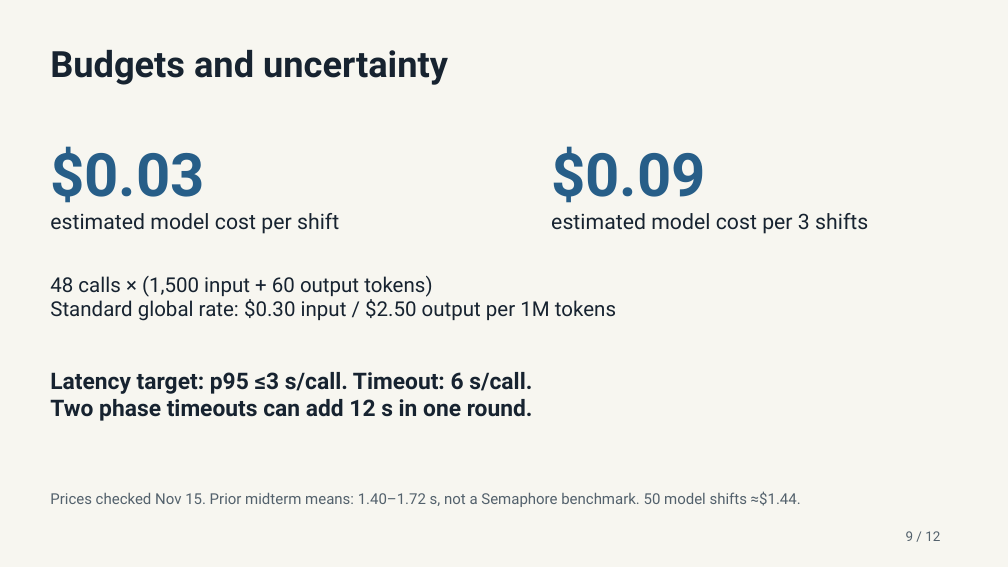
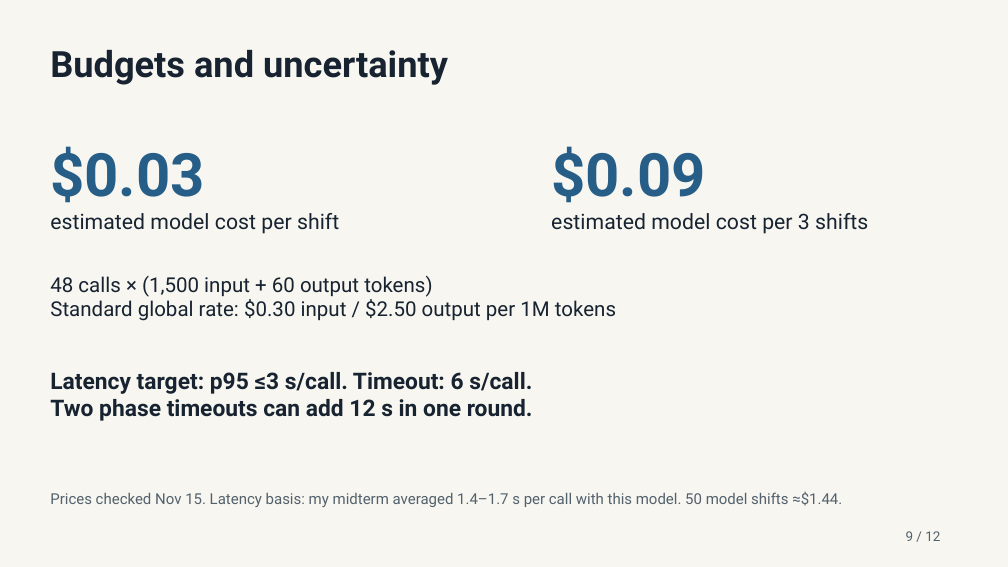
Before and after one commit to rohitr4547/semaphore, a slide deck: slide 9 of presentation/Semaphore-G1-Concept-Pitch.pptx. Drawn at 1008x567 pixels with LibreOffice and Linux fonts; fonts in the diff are those of the drawing. Boxes give left, top, right and bottom in pixels: in the first picture for what was removed or moved away, otherwise in the second. Text is boxed around its words. In the diff, an @@ line names an element or a change of style, - is before the commit and + after.

```diff
--- a/presentation/Semaphore-G1-Concept-Pitch.pptx
+++ b/presentation/Semaphore-G1-Concept-Pitch.pptx
@@ text at box(50, 491, 842, 507): text changed @@
-Prices checked Nov 15. Prior midterm means: 1.40–1.72 s, not a Semaphore benchmark. 50 model shifts ≈$1.44.
+Prices checked Nov 15. Latency basis: my midterm averaged 1.4–1.7 s per call with this model. 50 model shifts ≈$1.44.
```
Also in this commit, not shown: 3 other slides changed, 2 other files.
